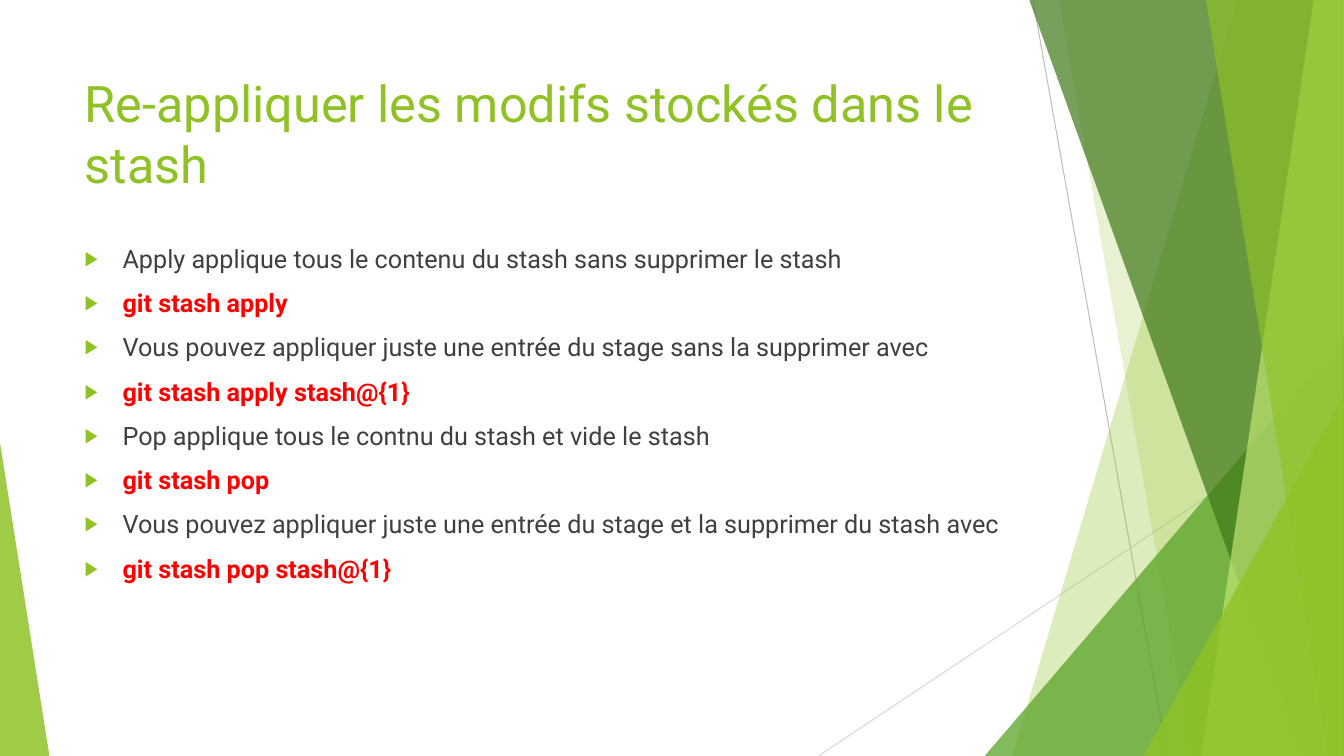
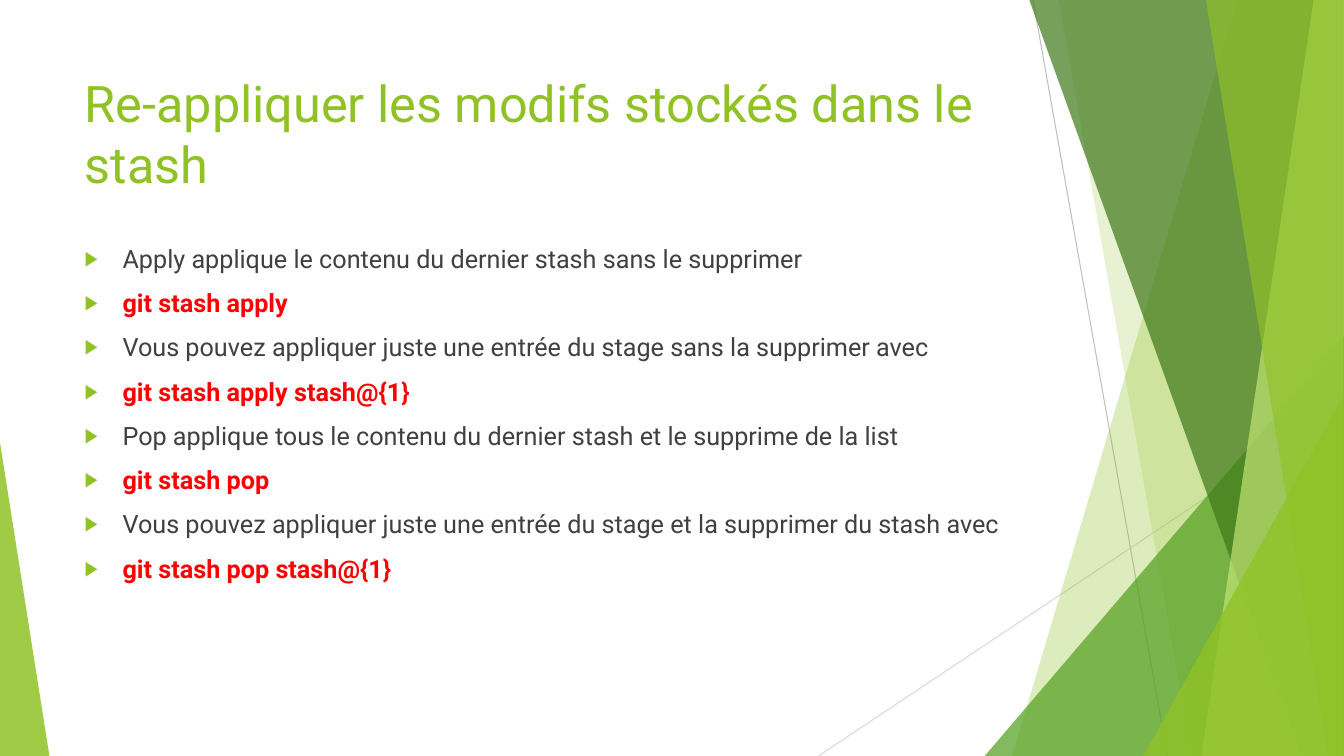
Before and after one commit to ousrah/dev201_24, a slide deck: slide 59 of 2 - Approche agile/5 - GIT/Formation Git.pptx. Drawn at 1344x756 pixels with LibreOffice and Linux fonts; fonts in the diff are those of the drawing. Boxes give left, top, right and bottom in pixels: in the first picture for what was removed or moved away, otherwise in the second. Text is boxed around its words. In the diff, an @@ line names an element or a change of style, - is before the commit and + after.

```diff
--- a/2 - Approche agile/5 - GIT/Formation Git.pptx
+++ b/2 - Approche agile/5 - GIT/Formation Git.pptx
@@ text at <box>123,249,802,274</box>: text changed @@
-▶ Apply applique tous le contenu du stash sans supprimer le stash
+▶ Apply applique le contenu du dernier stash sans le supprimer
@@ text at <box>123,426,898,450</box>: text changed @@
-▶ Pop applique tous le contnu du stash et vide le stash
+▶ Pop applique tous le contenu du dernier stash et le supprime de la list
```
Also in this commit, not shown: 2 other slides changed, 1 other file.
